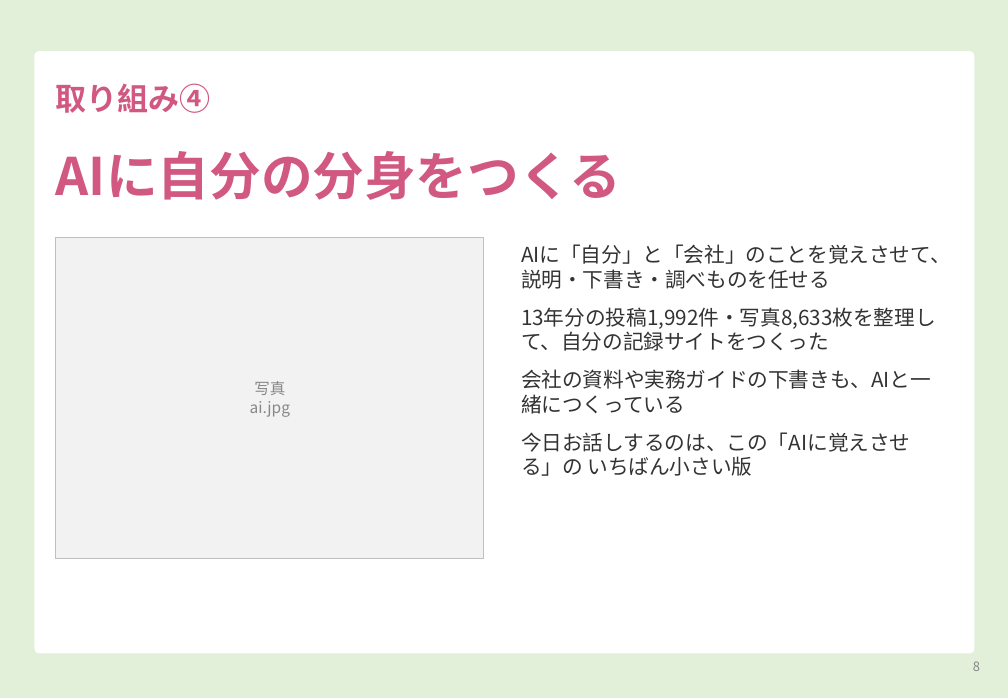
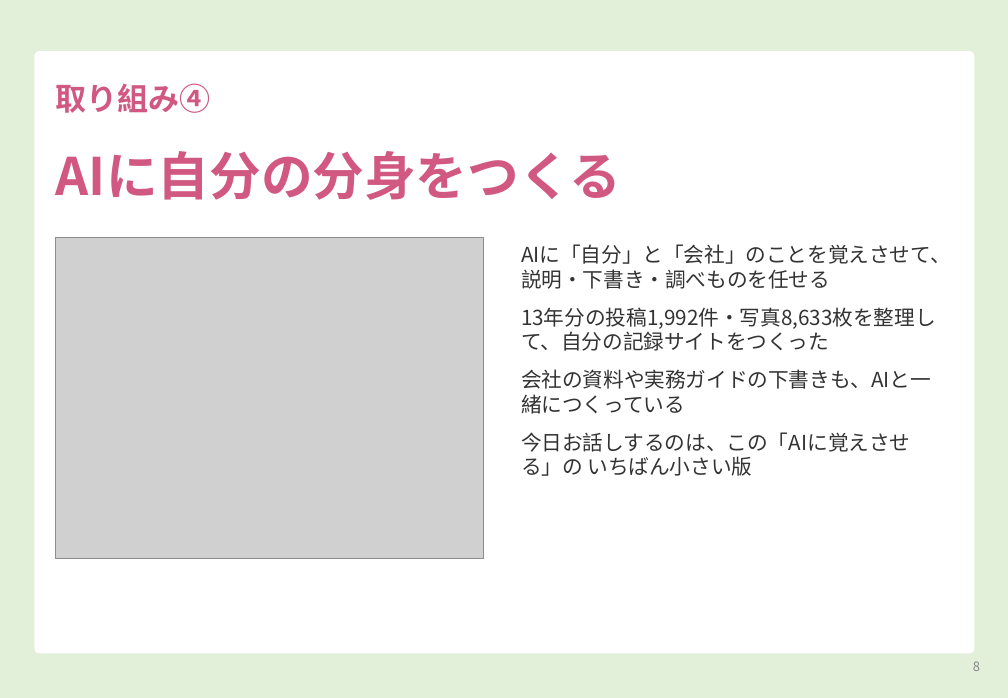
Before and after one commit to michiyosi/town-design-labo, a slide deck: slide 8 of seminar/sekio-dx-2026-09/DXマーケティング後半編.pptx. Drawn at 1008x698 pixels with LibreOffice and Linux fonts; fonts in the diff are those of the drawing; grey boxes stand for pictures. Boxes give left, top, right and bottom in pixels: in the first picture for what was removed or moved away, otherwise in the second. Text is boxed around its words. In the diff, an @@ line names an element or a change of style, - is before the commit and + after.

```diff
--- a/seminar/sekio-dx-2026-09/DXマーケティング後半編.pptx
+++ b/seminar/sekio-dx-2026-09/DXマーケティング後半編.pptx
@@ rectangle removed at (56,237,484,558) @@
@@ picture added at (56,237,484,558) @@
@@ text removed at (250,381,290,417) @@
-写真
-ai.jpg
```
Also in this commit, not shown: 7 other files.
